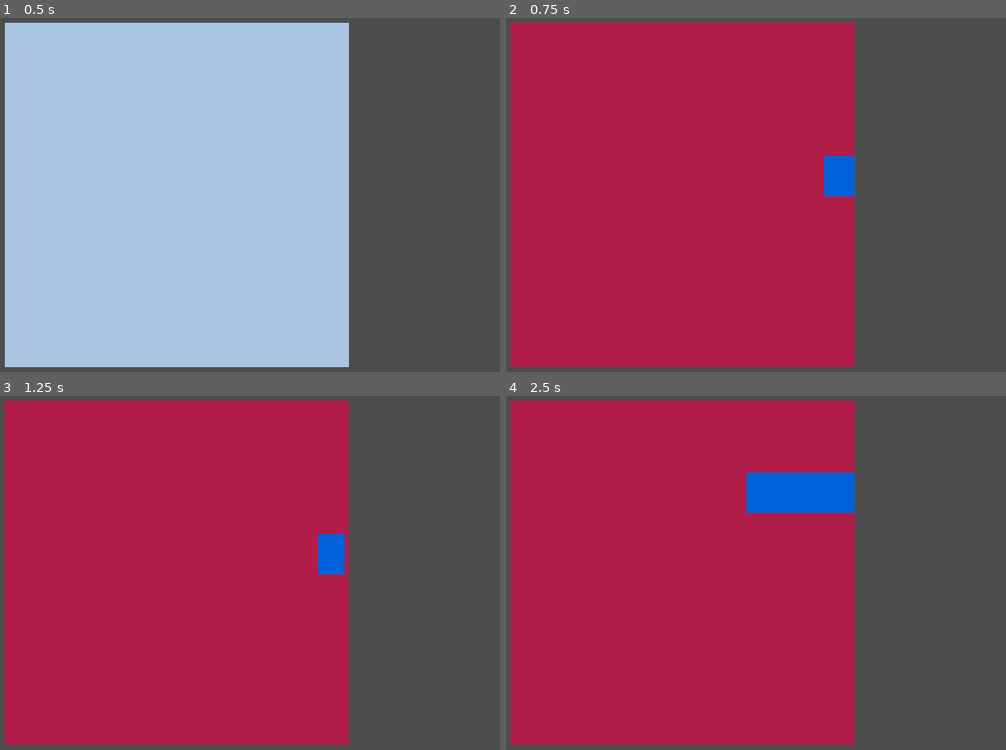
Above: before the commit, frames 1-4 (two rows, left to right).
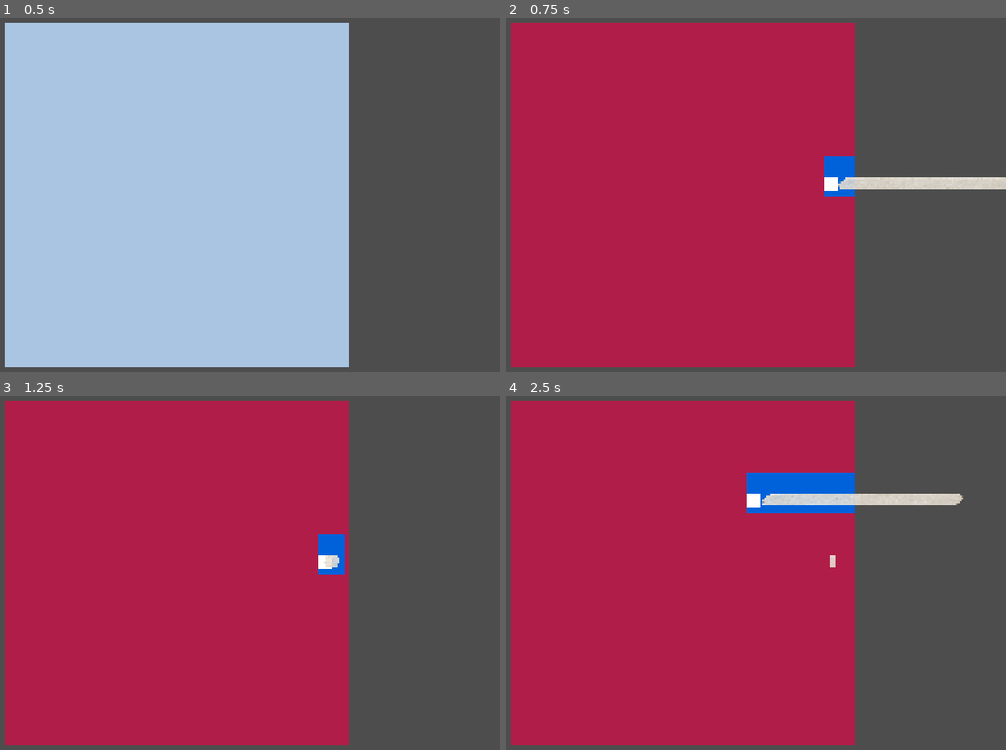
Above: after the commit, the same moments.

Repository: peterho2022/GGJ26TeamG
Game: Godot game, scene res://MuryanTest/main.tscn
Same seed, same stepped clock (60 frames per second), same inputs: the game is played once before the commit and once after it. The engine's default icon, where the game draws it, is replaced by a stand-in: a white triangle on a blue panel in a dark square.
Inputs (mouse positions are in pixels of both pictures, inside the frame that each line leads up to):
- Up to frame 1 (0.5 s): no input
- Up to frame 2 (0.75 s): tap Enter (commit_color) at 0.5 s; move the mouse to (826, 177) at 0.52 s; hold Enter (commit_color) from 0.53 s (still down); click (826, 177) at 0.67 s
- Up to frame 3 (1.25 s): keep holding Enter (commit_color); tap Space (ui_select) at 0.77 s
- Up to frame 4 (2.5 s): release Enter (commit_color) at 1.25 s; drag from (556, 590) to (651, 647) at 1.27 s; tap Space (ui_select) at 2 s; move the mouse to (746, 491) at 2.02 s; hold Z (undo_tape) from 2.03 s (still down); click (746, 491) at 2.17 s; tap Enter (commit_color) at 2.3 s

Frame 1 is identical in both runs. In frame 2, 1.2% of the frame differs, in the area x 63-100%, y 44-49%; in frame 3, 0.2%; in frame 4, 1.4%, in the area x 48-92%, y 27-49%.

Commit message:
膠帶外觀長度變化

Diff:
--- a/MuryanTest/canvas.gd
+++ b/MuryanTest/canvas.gd
@@ -1,5 +1,7 @@
 extends Node2D
 
+signal start_tape(mouse_global_position: Vector2)
+signal change_tape_length(length: float)
 @export var paper_color: Color = Color(0.95, 0.94, 0.90, 1.0) # 紙色
 @export var tape_color: Color = Color(1.0, 0.92, 0.55, 1.0)   # 膠帶色
 @export var paper_bg_path: NodePath
@@ -38,10 +40,10 @@
 
 var _preview_poly: Polygon2D = null
 
-
-
 var current_color_index := 0
 @export var current_color_array: Array[Color]
+
+var current_end_local: Vector2
 
 func _ready() -> void:
 	_mask_vp = get_node(mask_vp_path) as SubViewport
@@ -107,15 +109,16 @@
 	# 長度在 min~max 間來回變動（sin 波）
 	var s := 0.5 + 0.5 * sin(_t * TAU * length_cycles_per_sec)  # 0..1
 	var length := lerpf(min_len_px, max_len_px, s)
-
+	change_tape_length.emit(length)
 
 	var end_local := _anchor_local + dir * length
+	#current_end_local = _update_preview_polygon(_anchor_local, end_local)
 	_update_preview_polygon(_anchor_local, end_local)
-
 
 func _unhandled_input(event: InputEvent) -> void:
 	if event is InputEventMouseButton and event.button_index == MOUSE_BUTTON_LEFT and event.pressed:
 		if _state == PlaceState.IDLE:
+			start_tape.emit(get_global_mouse_position())
 			_begin_length_timing()
 		elif _state == PlaceState.LENGTH_TIMING:
 			_finalize_current_tape()
@@ -134,6 +137,9 @@
 
 	# 上色確認：建議只允許在 IDLE（避免你還在跑長度時就 commit）
 	if event.is_action_pressed("commit_color"):
+		if current_color_index >= current_color_array.size():
+		#Game End
+			return
 		if _state == PlaceState.IDLE:
 			await _commit_layer()
 
@@ -169,9 +175,6 @@
 		(child as Node).queue_free()
 
 func _commit_layer() -> void:
-	if current_color_index > current_color_array.size():
-		#Game End
-		return
 	# 依官方建議：抓 viewport 圖像要等該幀渲染結束，不然可能拿到空貼圖。 :contentReference[oaicite:5]{index=5}
 	await RenderingServer.frame_post_draw
 
@@ -211,6 +214,7 @@
 func _update_preview_polygon(a: Vector2, b: Vector2) -> void:
 	var poly := _make_tape_poly(a, b, tape_width_px * 0.5)
 	_preview_poly.polygon = poly
+	#return b
 
 func _finalize_current_tape() -> void:
 	# 讓目前的 preview 變成永久膠帶：方法是「把 preview 變成普通節點」然後清掉引用
--- /dev/null
+++ b/MuryanTest/decoration.gd
@@ -0,0 +1,27 @@
+extends Node2D
+
+# 引用場景中的 TapeManager
+@export var tape_manager: Node2D
+@export var canvas: Node2D
+
+func _ready() -> void:
+	canvas.start_tape.connect(func(pos:Vector2):
+		tape_manager.place_start_point(pos)
+		)
+	canvas.change_tape_length.connect(func(length):
+		tape_manager.current_tape.size.x = length
+		)
+#func _input(event):
+	## 偵測滑鼠左鍵點擊
+	#if event is InputEventMouseButton and event.pressed and event.button_index == MOUSE_BUTTON_LEFT:
+		#var mouse_pos = tape_manager.get_global_mouse_position()
+				#
+
+#func _process(_delta):
+	#var mouse_pos = tape_manager.get_global_mouse_position()
+	#tape_manager.set_length(canvas.current_end_local)
+	# 持續更新視覺預覽
+	#if current_state == TestState.CHOOSING_DIR:
+		#tape_manager.set_direction(mouse_pos)
+	#elif current_state == TestState.CHOOSING_LEN:
+		#tape_manager.set_length(canvas.end_local)
--- a/MuryanTest/main.tscn
+++ b/MuryanTest/main.tscn
@@ -4,6 +4,9 @@
 [ext_resource type="Shader" uid="uid://cagap8j26mp5o" path="res://MuryanTest/tape_overlay.gdshader" id="1_ig7tw"]
 [ext_resource type="Shader" uid="uid://dbrlv7aro0ts" path="res://MuryanTest/paint_layer.gdshader" id="3_h2yge"]
 [ext_resource type="Texture2D" uid="uid://dq5blwln0330g" path="res://icon.svg" id="4_pal21"]
+[ext_resource type="Script" uid="uid://cxrp1hy81eila" path="res://MuryanTest/decoration.gd" id="5_1aae8"]
+[ext_resource type="PackedScene" uid="uid://cp5dicwhyq2it" path="res://PutTapeOnTest/ShowHandTap.tscn" id="6_b0lwq"]
+[ext_resource type="Texture2D" uid="uid://hgh2ec6xu4bn" path="res://PutTapeOnTest/tape.png" id="7_b0lwq"]
 
 [sub_resource type="ShaderMaterial" id="ShaderMaterial_0xm2m"]
 shader = ExtResource("1_ig7tw")
@@ -37,6 +40,15 @@
 [node name="TapeOverlay" type="Sprite2D" parent="Canvas" unique_id=6612012]
 material = SubResource("ShaderMaterial_0xm2m")
 
+[node name="Decoration" type="Node2D" parent="." unique_id=1745496807 node_paths=PackedStringArray("tape_manager", "canvas")]
+script = ExtResource("5_1aae8")
+tape_manager = NodePath("ShowHandTape")
+canvas = NodePath("../Canvas")
+
+[node name="ShowHandTape" parent="Decoration" unique_id=2059386105 instance=ExtResource("6_b0lwq")]
+z_index = 4096
+tape_texture = ExtResource("7_b0lwq")
+
 [node name="MaskVP" type="SubViewport" parent="." unique_id=853540378]
 size = Vector2i(1024, 1024)
 render_target_update_mode = 4
Not shown, added: MuryanTest/decoration.gd.uid
